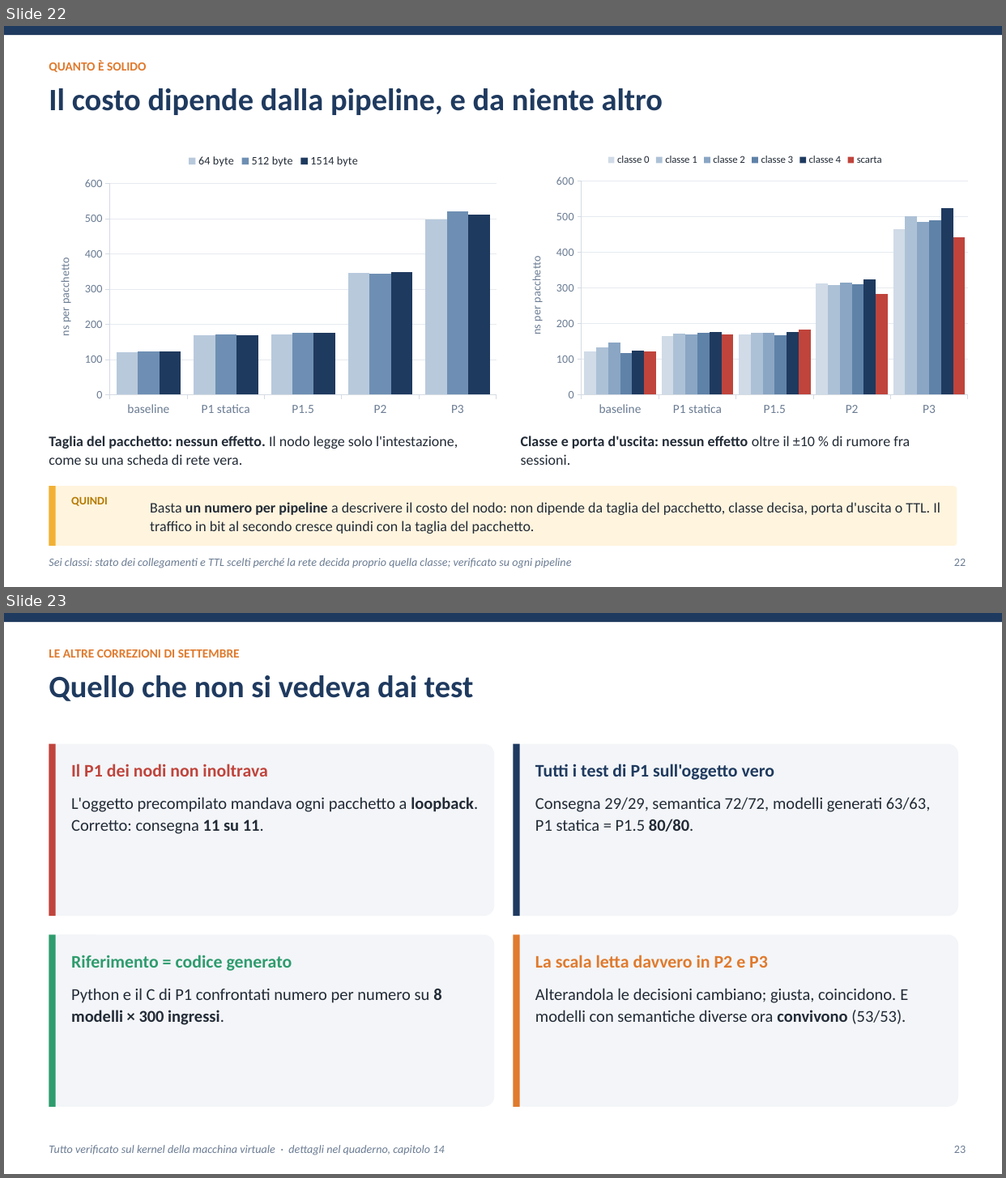
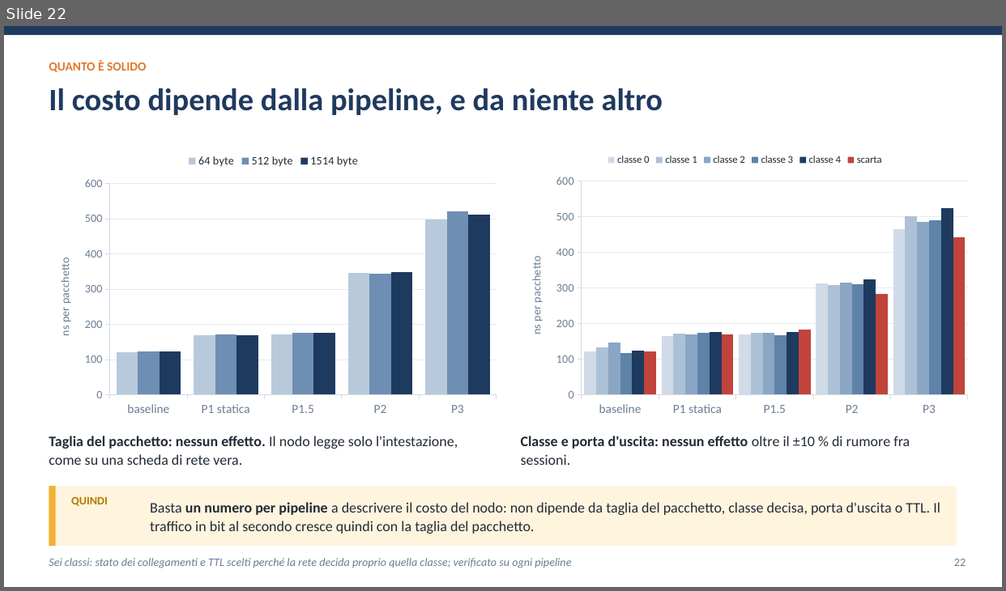
Before and after one commit to ettore-cantile/ipa_lab, a slide deck: docs/Inferenza di una rete neurale nel kernel Linux con eBPF XDP.pptx. Shown one above the other, each under a label of ours: slides 22 and 23 before the commit, slide 22 after it. The pictures are 1006x1178 and 1006x591 pixels, drawn with LibreOffice and Linux fonts; fonts in the diff are those of the drawing. Boxes give left, top, right and bottom in pixels: in the first picture for what was removed or moved away, otherwise in the second. Text is boxed around its words. In the diff, an @@ line names an element or a change of style, - is before the commit and + after.

```diff
--- a/docs/Inferenza di una rete neurale nel kernel Linux con eBPF XDP.pptx
+++ b/docs/Inferenza di una rete neurale nel kernel Linux con eBPF XDP.pptx
@@ slide 23 removed at bbox=[4, 613, 1002, 1174], background #FFFFFF @@
@@ rectangle removed at bbox=[4, 613, 1002, 622] @@
@@ text removed at bbox=[49, 649, 240, 658] @@
-LE ALTRE CORREZIONI DI SETTEMBRE
@@ text removed at bbox=[49, 675, 473, 701] @@
-Quello che non si vedeva dai test
@@ rounded rectangle removed at bbox=[49, 744, 494, 916] @@
@@ rectangle removed at bbox=[49, 744, 56, 916] @@
@@ rounded rectangle removed at bbox=[513, 744, 958, 916] @@
@@ rectangle removed at bbox=[513, 744, 520, 916] @@
@@ text removed at bbox=[71, 764, 267, 777] @@
-Il P1 dei nodi non inoltrava
@@ text removed at bbox=[535, 764, 774, 780] @@
-Tutti i test di P1 sull'oggetto vero
@@ text removed at bbox=[71, 797, 478, 834] @@
-L'oggetto precompilato mandava ogni pacchetto a loopback. Corretto: consegna 11 su 11.
@@ text removed at bbox=[535, 797, 931, 832] @@
-Consegna 29/29, semantica 72/72, modelli generati 63/63, P1 statica = P1.5 80/80.
@@ rounded rectangle removed at bbox=[49, 935, 494, 1107] @@
@@ rectangle removed at bbox=[49, 935, 56, 1107] @@
@@ rounded rectangle removed at bbox=[513, 935, 958, 1107] @@
@@ rectangle removed at bbox=[513, 935, 520, 1107] @@
@@ text removed at bbox=[71, 955, 292, 971] @@
-Riferimento = codice generato
@@ text removed at bbox=[535, 955, 768, 968] @@
-La scala letta davvero in P2 e P3
@@ text removed at bbox=[71, 988, 441, 1025] @@
-Python e il C di P1 confrontati numero per numero su 8 modelli × 300 ingressi.
@@ text removed at bbox=[535, 988, 908, 1024] @@
-Alterandola le decisioni cambiano; giusta, coincidono. E modelli con semantiche diverse ora convivono (53/53).
@@ text removed at bbox=[49, 1145, 444, 1156] @@
-Tutto verificato sul kernel della macchina virtuale · dettagli nel quaderno, capitolo 14
@@ text removed at bbox=[954, 1146, 965, 1153] @@
-23
```
Also in this commit, not shown: 5 slides changed, 6 other files.
